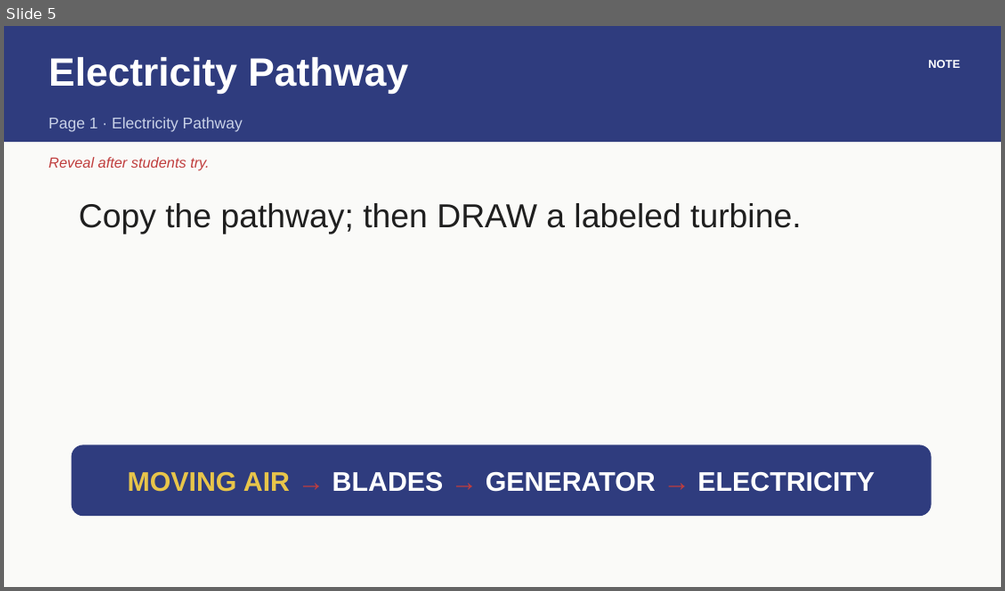
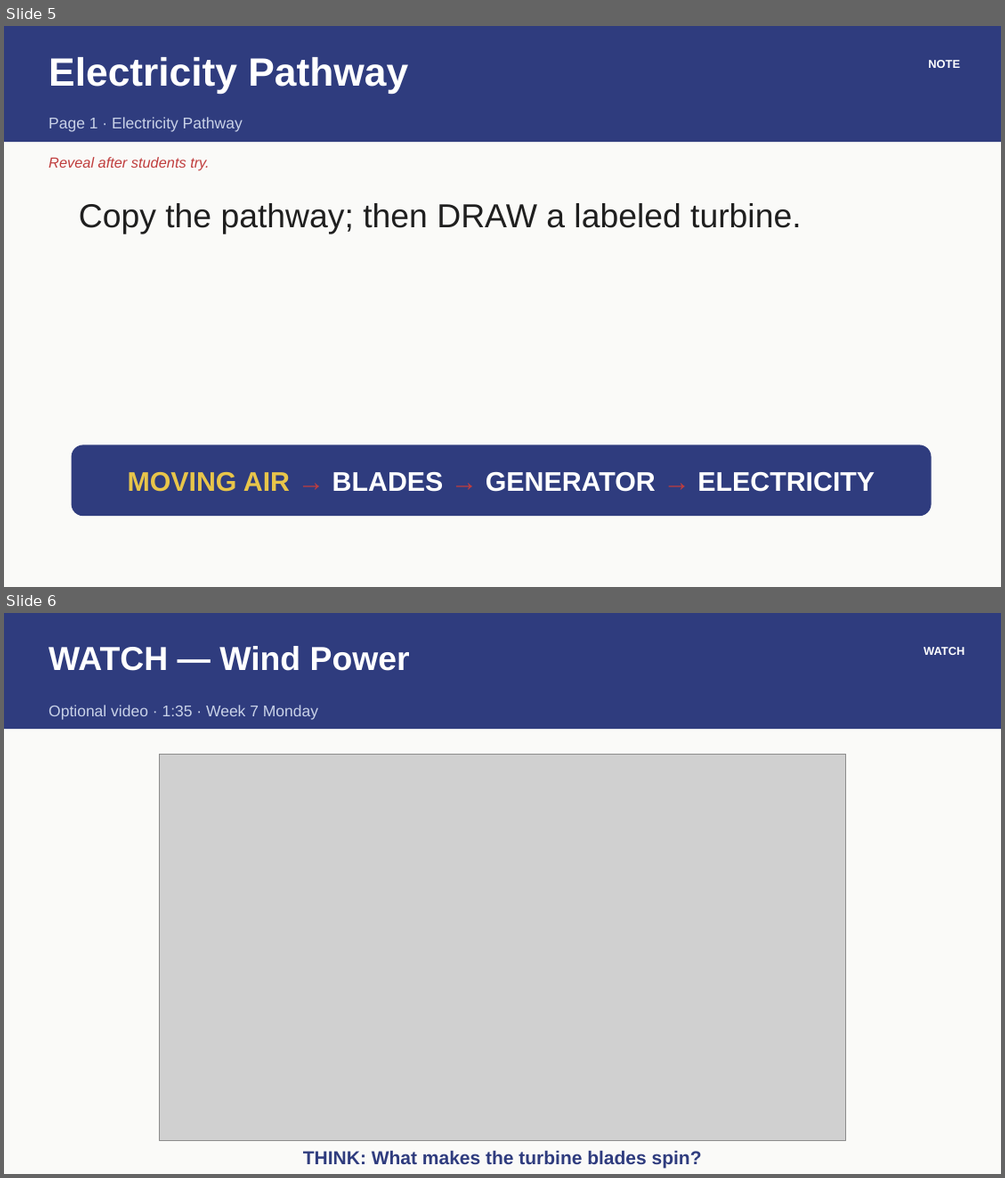
Before and after one commit to owenreagan-cyber/grade-4-energy-transfer-transformation, a slide deck: production/slides/05-u2-ch5-slides.pptx. Shown one above the other, each under a label of ours: slide 5 before the commit, slides 5 and 6 after it. The pictures are 1005x591 and 1005x1178 pixels, drawn with LibreOffice and Linux fonts; fonts in the diff are those of the drawing; grey boxes stand for pictures. Boxes give left, top, right and bottom in pixels: in the first picture for what was removed or moved away, otherwise in the second. Text is boxed around its words. In the diff, an @@ line names an element or a change of style, - is before the commit and + after.

```diff
--- a/production/slides/05-u2-ch5-slides.pptx
+++ b/production/slides/05-u2-ch5-slides.pptx
@@ slide 6 added at <box>4,613,1001,1174</box>, background #FFFFFF @@
@@ rectangle added at <box>4,613,1001,1174</box>, fill #FAFAF8 @@
@@ rectangle added at <box>4,613,1001,729</box>, fill #2F3C7E @@
@@ text added at <box>48,646,410,671</box>, 32 pt, text #FFFFFF, bold @@
+WATCH — Wind Power
@@ text added at <box>915,648,924,649</box>, 15 pt, text #C9D2E8 @@
+6
@@ text added at <box>923,647,964,655</box>, 11 pt, text #FFFFFF, bold @@
+WATCH
@@ text added at <box>48,705,318,720</box>, 15 pt, text #C9D2E8 @@
+Optional video · 1:35 · Week 7 Monday
@@ picture added at <box>159,754,846,1140</box> @@
@@ text added at <box>303,1150,702,1167</box>, 18 pt, text #2F3C7E, bold @@
+THINK: What makes the turbine blades spin?
```
Also in this commit, not shown: 6 other files.
